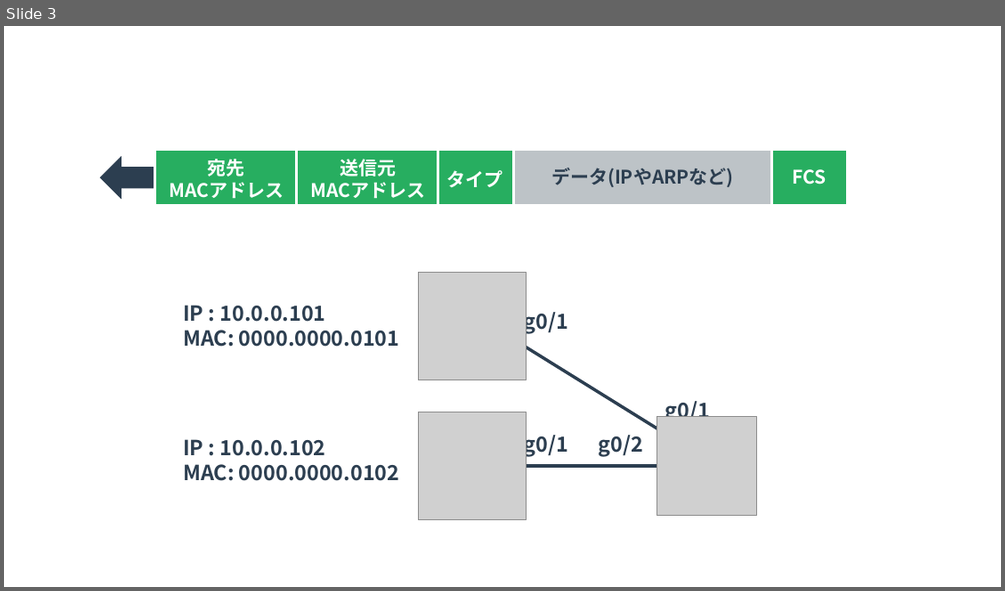
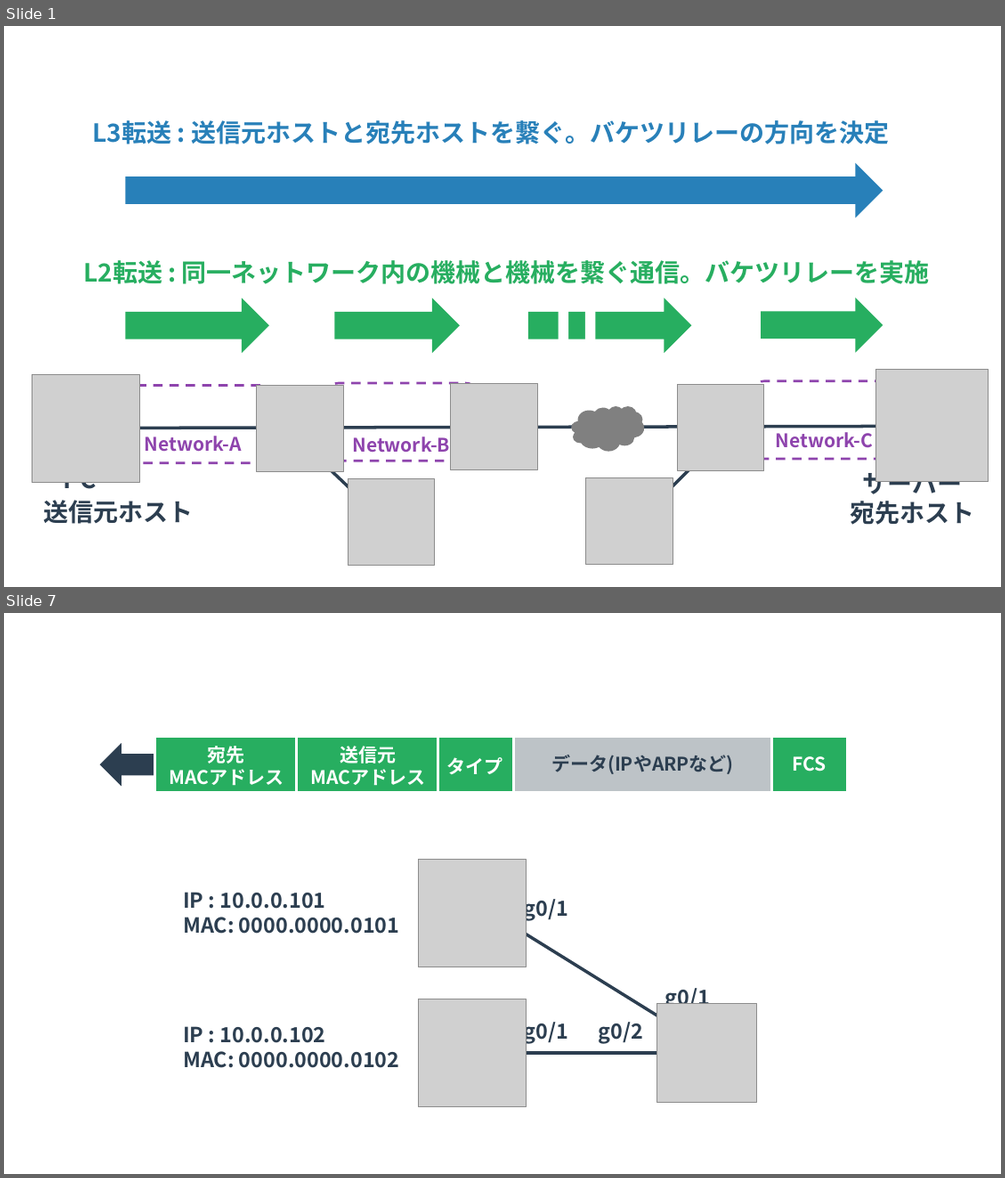
Before and after one commit to yuichi110/www.yuichi.com-network, a slide deck: slides/0025.pptx. Shown one above the other, each under a label of ours: slide 3 before the commit, slides 1 and 7 after it; the slides between them are not shown. The pictures are 1005x591 and 1005x1178 pixels, drawn with LibreOffice and Linux fonts; fonts in the diff are those of the drawing; grey boxes stand for pictures. Boxes give left, top, right and bottom in pixels: in the first picture for what was removed or moved away, otherwise in the second. Text is boxed around its words. In the diff, an @@ line names an element or a change of style, - is before the commit and + after.

```diff
--- a/slides/0025.pptx
+++ b/slides/0025.pptx
@@ slide 1 added at <box>4,26,1001,587</box>, background #FFFFFF @@
@@ text added at <box>93,120,889,144</box>, 24 pt, text #2880B9, bold @@
+L3転送 : 送信元ホストと宛先ホストを繋ぐ。バケツリレーの方向を決定
@@ right arrow added at <box>125,163,882,218</box>, fill #2880B9 @@
@@ text added at <box>83,260,930,284</box>, 24 pt, text #27AE60, bold @@
+L2転送 : 同一ネットワーク内の機械と機械を繋ぐ通信。バケツリレーを実施
@@ right arrow added at <box>125,298,268,354</box>, fill #27AE60 @@
@@ right arrow added at <box>334,298,460,354</box>, fill #27AE60 @@
@@ right arrow added at <box>528,298,692,354</box>, fill #27AE60 @@
@@ rectangle added at <box>558,293,568,361</box>, fill #FFFFFF @@
@@ rectangle added at <box>585,297,596,365</box>, fill #FFFFFF @@
@@ right arrow added at <box>760,297,882,353</box>, fill #27AE60 @@
@@ picture added at <box>876,370,988,482</box> @@
@@ picture added at <box>32,375,139,483</box> @@
@@ rounded rectangle added at <box>112,385,274,463</box>, outline #8E44AD 2.25 pt dashed @@
@@ picture added at <box>257,385,343,472</box> @@
@@ rounded rectangle added at <box>326,383,479,460</box>, outline #8E44AD 2.25 pt dashed @@
@@ picture added at <box>451,384,537,470</box> @@
@@ picture added at <box>678,384,764,471</box> @@
@@ rounded rectangle added at <box>752,381,903,459</box>, outline #8E44AD 2.25 pt dashed @@
@@ rectangle added at <box>267,410,333,477</box>, fill #FFFFFF @@
@@ cloud added at <box>572,406,645,451</box>, fill #808080 @@
@@ rectangle added at <box>694,410,760,477</box>, fill #FFFFFF @@
@@ line added from (914, 426) to (89, 428), #2C3E50 3 pt @@
@@ text added at <box>145,435,242,451</box>, 18 pt, text #8E44AD, bold @@
+Network-A
@@ line added from (376, 513) to (299, 440), #2C3E50 3 pt @@
@@ text added at <box>352,436,450,452</box>, 18 pt, text #8E44AD, bold @@
+Network-B
@@ line added from (643, 515) to (712, 448), #2C3E50 3 pt @@
@@ text added at <box>776,432,873,448</box>, 18 pt, text #8E44AD, bold @@
+Network-C
@@ picture added at <box>348,478,435,565</box> @@
@@ picture added at <box>586,477,672,564</box> @@
@@ text added at <box>863,467,963,499</box>, 24 pt, text #2C3E50, bold @@
+サーバー
@@ text added at <box>44,499,194,524</box>, 24 pt, text #2C3E50, bold @@
+送信元ホスト
@@ text added at <box>64,482,97,495</box>, 24 pt, text #2C3E50, bold @@
+PC
@@ text added at <box>850,500,975,524</box>, 24 pt, text #2C3E50, bold @@
+宛先ホスト
@@ what was slide 3 is now slide 7 @@
```
Also in this commit, not shown: 2 slides changed, 3 other slides added, 3 other files.
